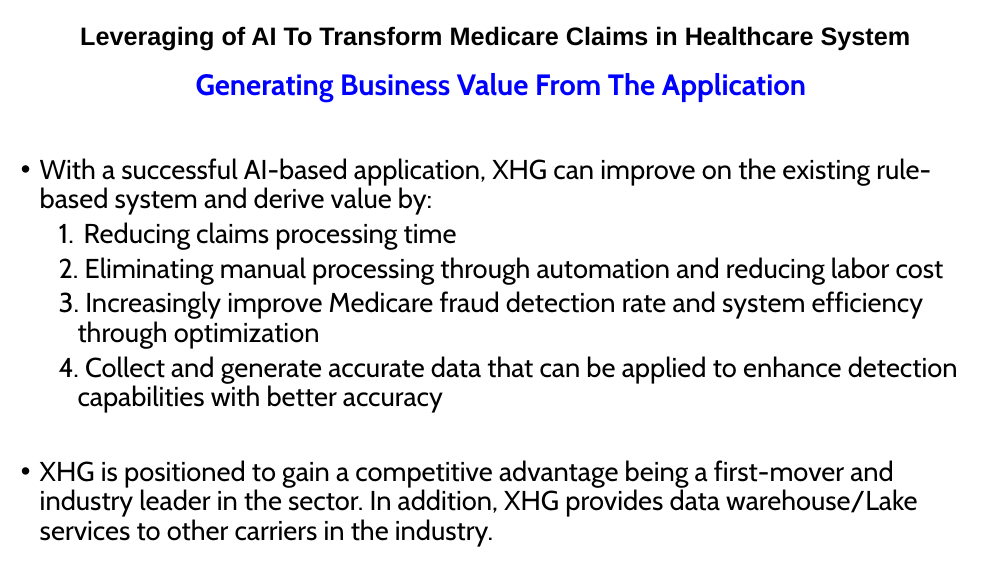
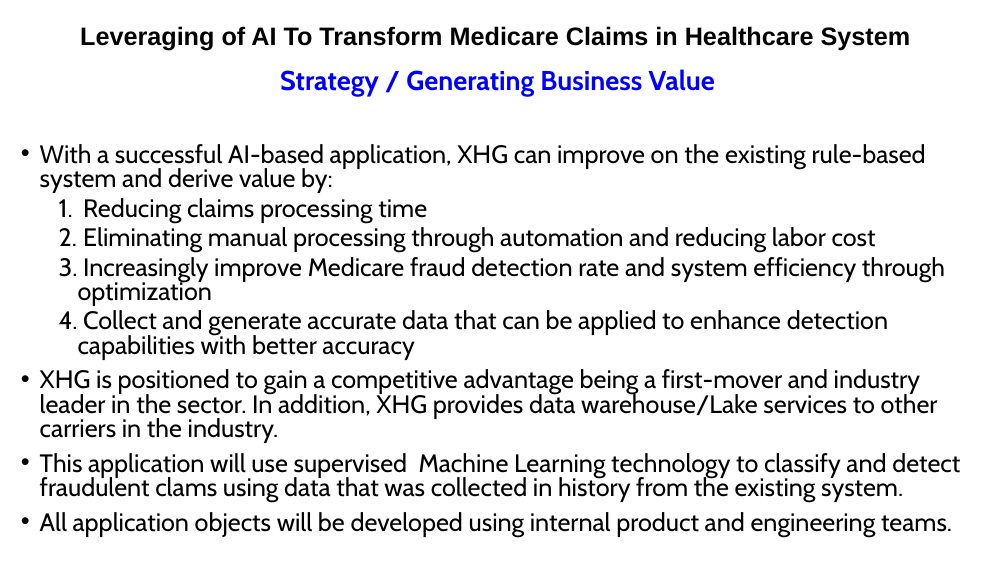
Before and after one commit to Francodo/Leveraging-of-AI-To-Transform-Medicare-Claim-Process-in-Healthcare, a slide deck: slide 3 of Leveraging AI Strategies and Business Applications.pptx. Drawn at 1008x567 pixels with LibreOffice and Linux fonts; fonts in the diff are those of the drawing. Boxes give left, top, right and bottom in pixels: in the first picture for what was removed or moved away, otherwise in the second. Text is boxed around its words. In the diff, an @@ line names an element or a change of style, - is before the commit and + after.

```diff
--- a/Leveraging AI Strategies and Business Applications.pptx
+++ b/Leveraging AI Strategies and Business Applications.pptx
@@ text at bbox=[280, 69, 715, 97]: text changed; size 28 to 25.9 pt @@
-Generating Business Value From The Application
+Strategy / Generating Business Value
@@ text at bbox=[40, 144, 945, 443]: size 26 to 24.1 pt in "With a successful AI-based application, XHG can ...", "Reducing claims processing time", "Eliminating manual processing through automation and reducin ...", "Increasingly improve Medicare fraud detection rate and ..." and 2 more places; line spacing 0.9 to 0.8 @@
@@ text at bbox=[40, 453, 960, 537]: paragraphs added @@
+• This application will use supervised Machine Learning technology to classify and detect fraudulent clams using data that was collected in history from the existing system.
+• All application objects will be developed using internal product and engineering teams.
```
Also in this commit, not shown: 6 other slides changed.
